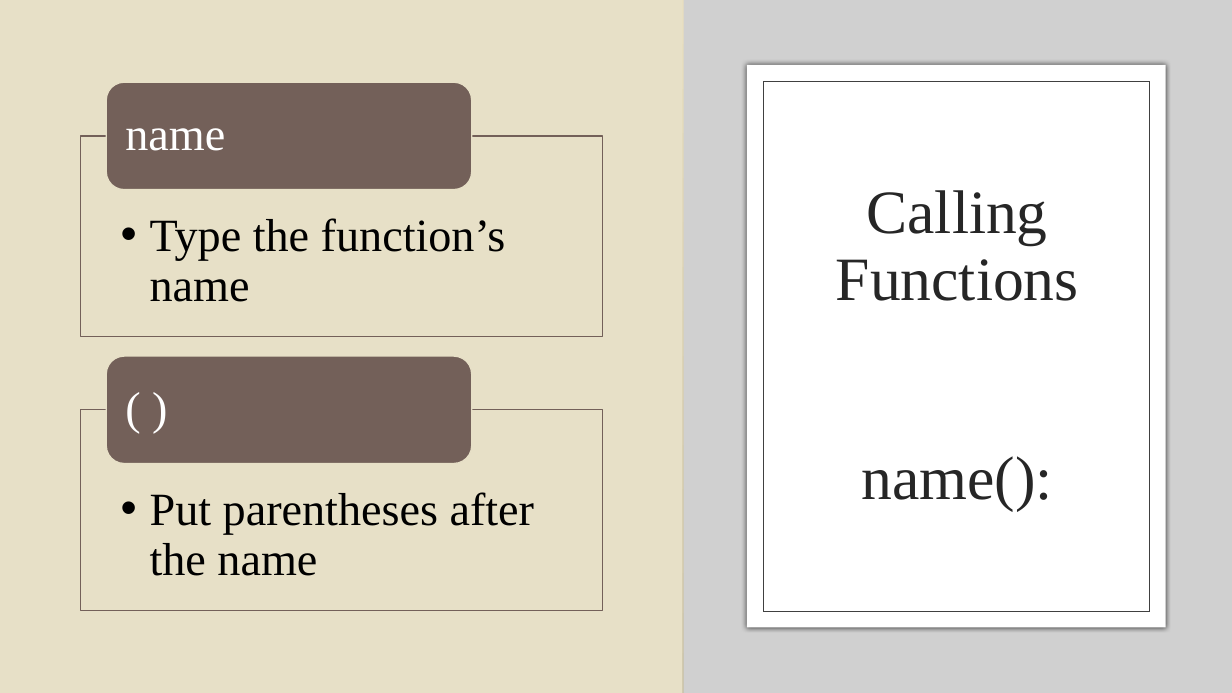
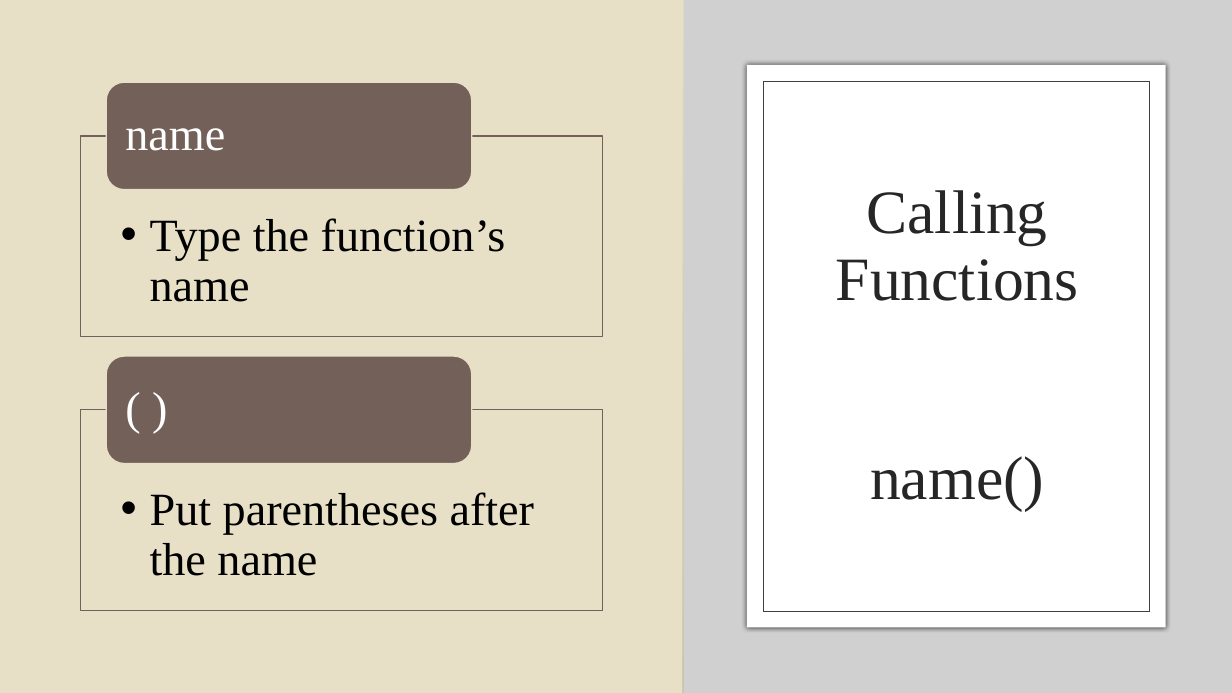
Before and after one commit to rsera/Junior-Knights, a slide deck: slide 7 of Python Day 7 Functions.pptx. Drawn at 1232x693 pixels with LibreOffice and Linux fonts; fonts in the diff are those of the drawing; grey boxes stand for pictures. Boxes give left, top, right and bottom in pixels: in the first picture for what was removed or moved away, otherwise in the second. Text is boxed around its words. In the diff, an @@ line names an element or a change of style, - is before the commit and + after.

Commit message:
fixed 2 typos

```diff
--- a/Python Day 7 Functions.pptx
+++ b/Python Day 7 Functions.pptx
@@ title at box(836, 190, 1079, 511): text changed @@
-Calling Functions
-name():
+Calling Functions
+name()
```
Also in this commit, not shown: 1 other slide changed.
